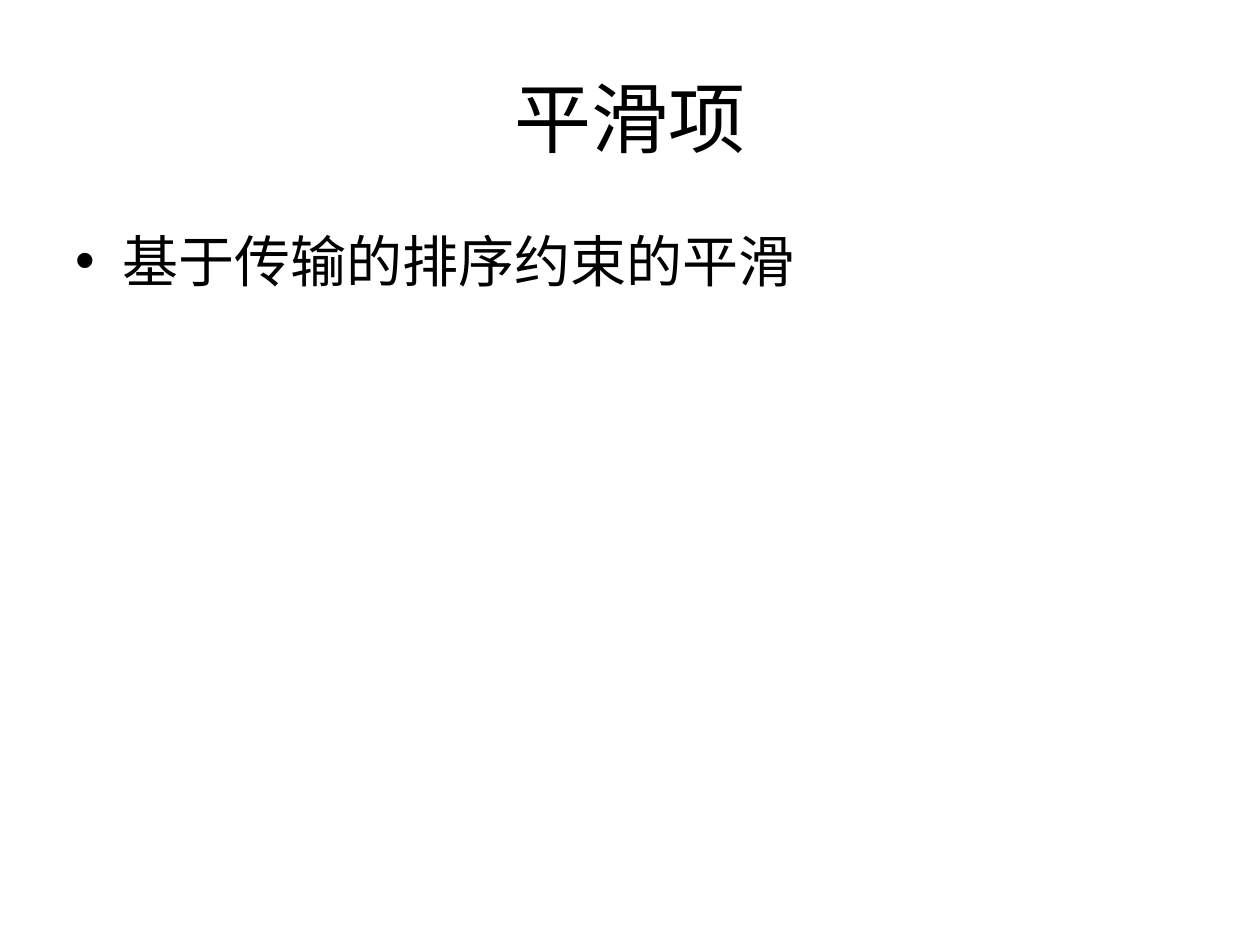
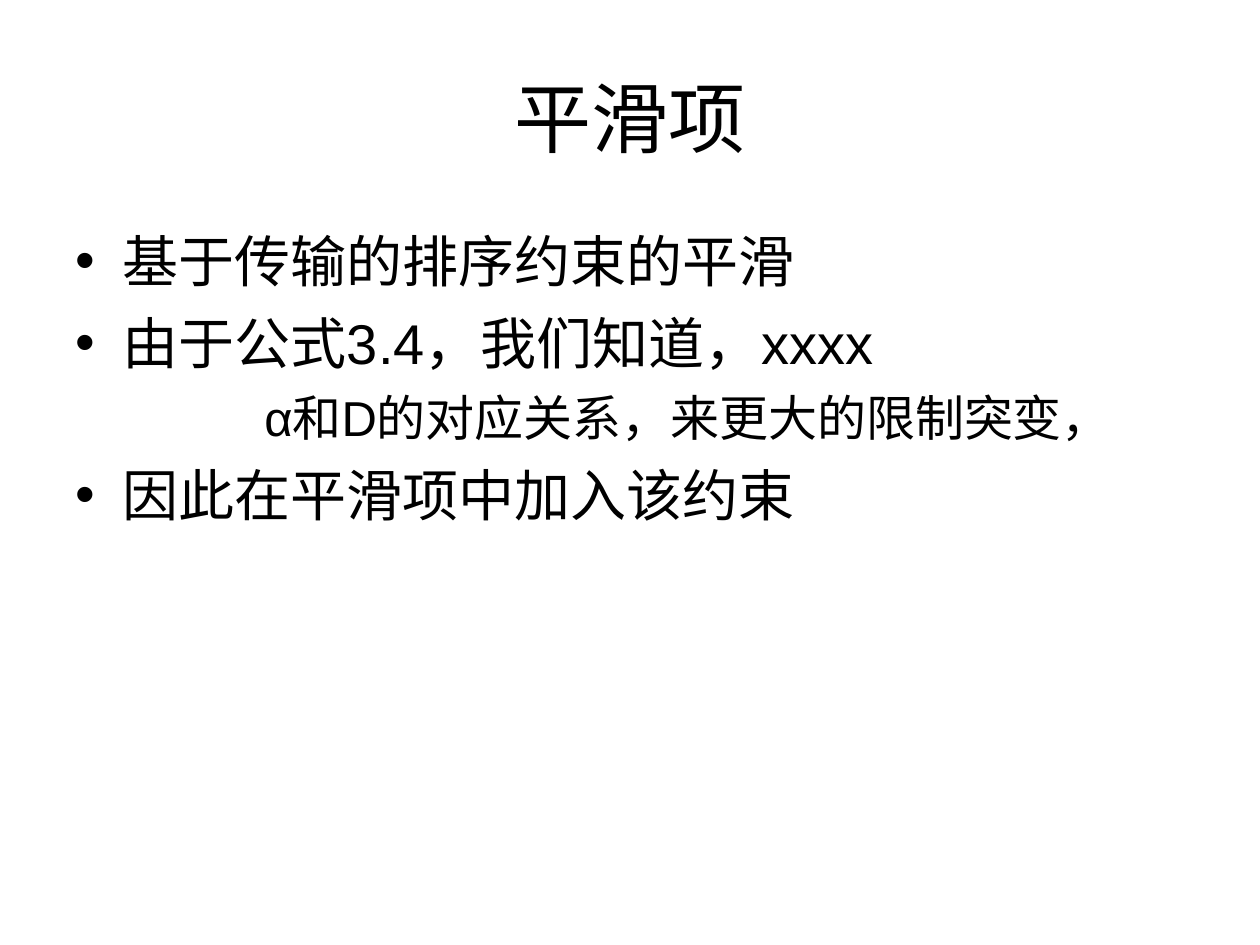
Before and after one commit to sysulwl/video-defog, a slide deck: slide 20 of 答辩PPT.ppt. Drawn at 1260x945 pixels with LibreOffice and Linux fonts; fonts in the diff are those of the drawing. Boxes give left, top, right and bottom in pixels: in the first picture for what was removed or moved away, otherwise in the second. Text is boxed around its words. In the diff, an @@ line names an element or a change of style, - is before the commit and + after.

```diff
--- a/答辩PPT.ppt
+++ b/答辩PPT.ppt
@@ text at (123, 317, 1111, 521): paragraphs added @@
+• 由于公式3.4，我们知道，xxxx
+  α和D的对应关系，来更大的限制突变，
+• 因此在平滑项中加入该约束
```
Also in this commit, not shown: 5 slides added, 5 slides removed, 1 other file.
